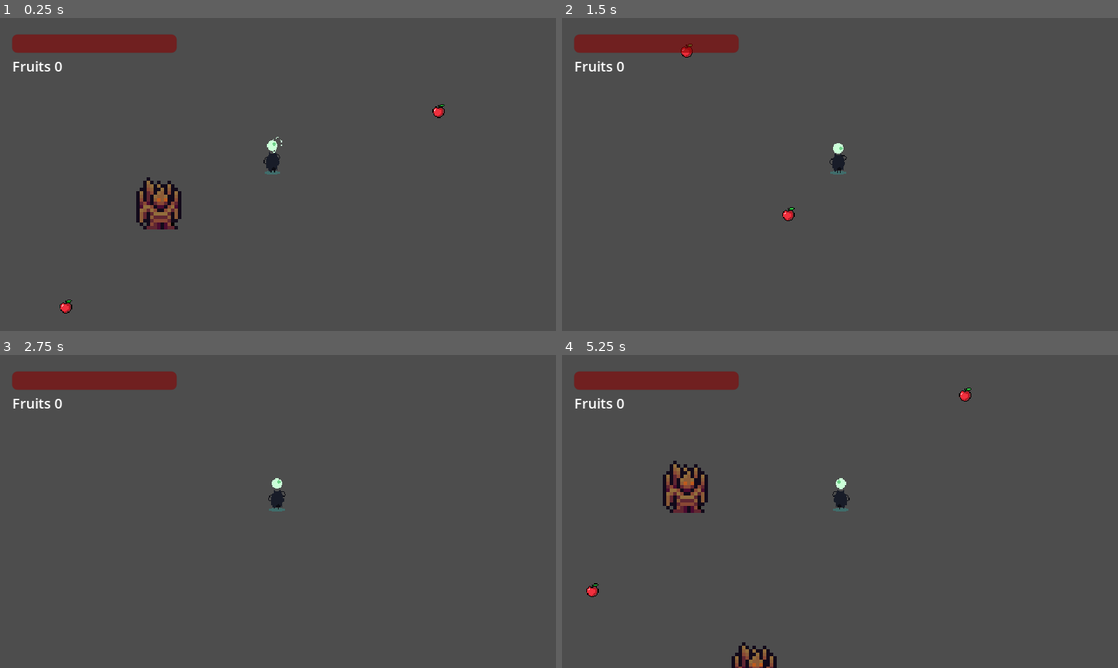
Above: before the commit, frames 1-4 (two rows, left to right).
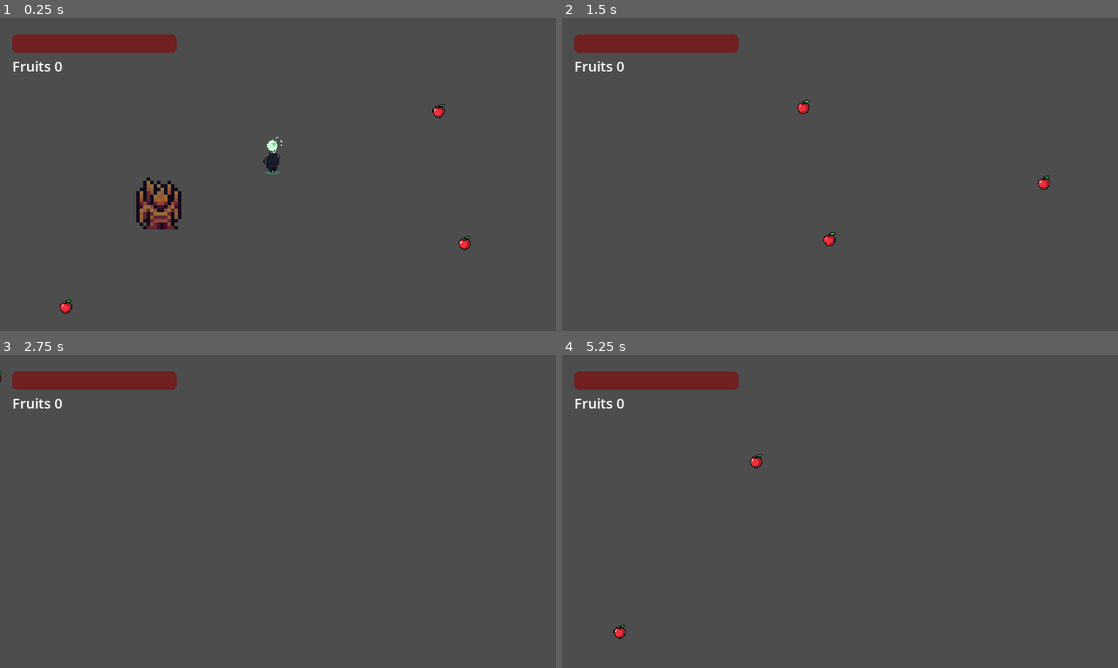
Above: after the commit, the same moments.

Repository: Challenger-84/gamejam_abyss
Game: Godot game, scene res://main.tscn
Same seed, same stepped clock (60 frames per second), same inputs: the game is played once before the commit and once after it.
Inputs:
- Up to frame 1 (0.25 s): no input
- Up to frame 2 (1.5 s): tap Enter (ui_accept) at 0.5, 0.77 s; hold Right (Move Right) 0.53-1.28 s; hold S (Move Down) from 1.28 s (still down)
- Up to frame 3 (2.75 s): tap Enter (ui_accept) at 1.52 s; release S (Move Down) at 2.03 s; hold Right (Move Right) from 2.03 s (still down)
- Up to frame 4 (5.25 s): release Right (Move Right) at 2.78 s; hold W (Move Up) 2.78-3.53 s; tap Enter (ui_accept) at 3.02, 3.77, 4.52 s; hold A (Move Left) 3.53-5.03 s; hold S (Move Down) from 5.03 s (still down)

The runs differ from the first frame. In frame 1, less than 0.1% of the frame differs, in the area x 82-85%, y 69-75%; in frame 2, 0.5%; in frame 3, 0.2%; in frame 4, 2.1%, in the area x 4-74%, y 10-100%.

Commit message:
Added new player sprite

Diff:
--- a/Scenes/player.tscn
+++ b/Scenes/player.tscn
@@ -346,9 +346,7 @@
 texture_filter = 1
 position = Vector2(0, -62)
 sprite_frames = SubResource("SpriteFrames_qh2la")
-animation = &"damaged"
+animation = &"run"
 autoplay = "idle"
-frame = 1
-frame_progress = 0.754625
 
 [connection signal="animation_finished" from="AnimatedSprite2D" to="." method="_on_animated_sprite_2d_animation_finished"]
--- a/main.tscn
+++ b/main.tscn
@@ -2,7 +2,7 @@
 
 [ext_resource type="PackedScene" uid="uid://c5yj0rk81jh30" path="res://Scenes/player.tscn" id="1_i78rh"]
 [ext_resource type="PackedScene" uid="uid://djycp5wdj6em7" path="res://Scenes/enemy.tscn" id="2_rau17"]
-[ext_resource type="PackedScene" uid="uid://b70vtpy8du05s" path="res://fruit.tscn" id="3_ruhe1"]
+[ext_resource type="PackedScene" uid="uid://b70vtpy8du05s" path="res://Scenes/fruit.tscn" id="3_ruhe1"]
 
 [node name="Main" type="Node2D"]
 
@@ -12,6 +12,8 @@
 fruitcounter = NodePath("../CanvasLayer/MarginContainer/VBoxContainer/Label")
 
 [node name="Camera2D" type="Camera2D" parent="CharacterBody2D"]
+position_smoothing_enabled = true
+position_smoothing_speed = 1.0
 
 [node name="CanvasLayer" type="CanvasLayer" parent="."]
 
@@ -42,13 +44,13 @@
 position = Vector2(183, 213)
 
 [node name="Fruits" parent="." instance=ExtResource("3_ruhe1")]
-position = Vector2(885, 290)
+position = Vector2(781, 197)
 
 [node name="Fruits2" parent="." instance=ExtResource("3_ruhe1")]
-position = Vector2(787, 458)
+position = Vector2(624, 393)
 
 [node name="Fruits3" parent="." instance=ExtResource("3_ruhe1")]
-position = Vector2(112, 544)
+position = Vector2(120, 467)
 
 [node name="Fruits4" parent="." instance=ExtResource("3_ruhe1")]
 position = Vector2(75, 335)
@@ -57,7 +59,7 @@
 position = Vector2(504, 110)
 
 [node name="Fruits6" parent="." instance=ExtResource("3_ruhe1")]
-position = Vector2(768, 102)
+position = Vector2(534, 262)
 
 [node name="Fruits7" parent="." instance=ExtResource("3_ruhe1")]
-position = Vector2(491, 581)
+position = Vector2(499, 504)
Binary file added: Assets/stormhead/AnimationSheet_Character.png
Not shown, added: Assets/stormhead/AnimationSheet_Character.png.import
